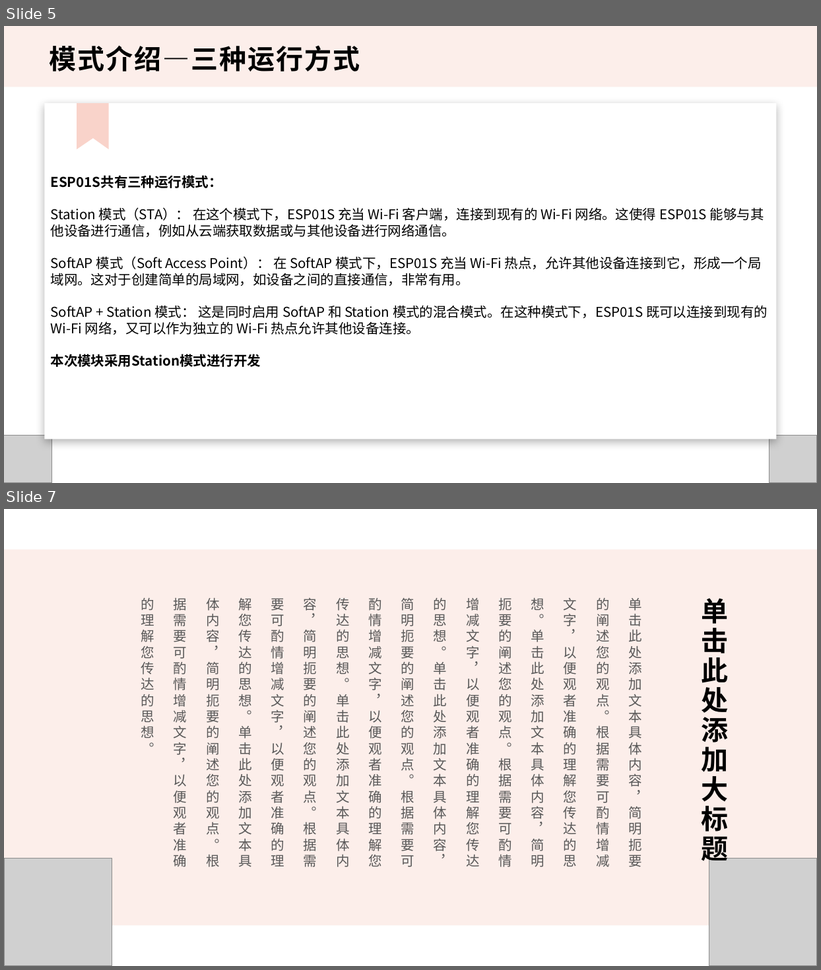
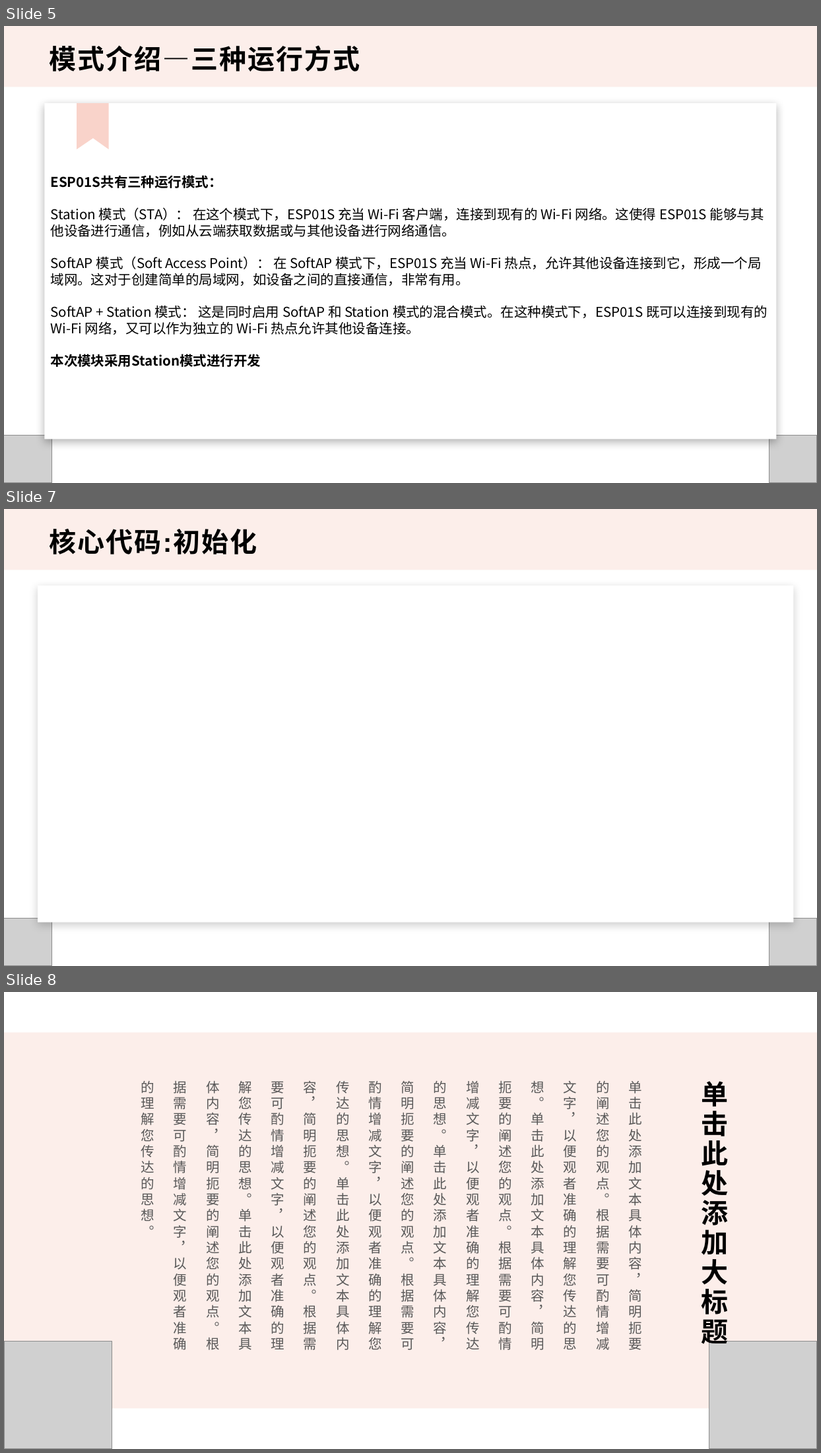
Before and after one commit to AspyRain/Automatic_feeding_system, a slide deck: report/15week-lxr.pptx. Shown one above the other, each under a label of ours: slides 5 and 7 before the commit, slides 5, 7 and 8 after it; the slides between them are not shown. The pictures are 821x970 and 821x1453 pixels, drawn with LibreOffice and Linux fonts; fonts in the diff are those of the drawing; grey boxes stand for pictures. Boxes give left, top, right and bottom in pixels: in the first picture for what was removed or moved away, otherwise in the second. Text is boxed around its words. In the diff, an @@ line names an element or a change of style, - is before the commit and + after.

```diff
--- a/report/15week-lxr.pptx
+++ b/report/15week-lxr.pptx
@@ slide 7 added at [4, 509, 817, 966], background #FFFFFF @@
@@ rectangle added at [4, 509, 817, 570], fill #FCEEEA @@
@@ text added at [50, 529, 257, 555], 32 pt, text #000000, bold @@
+核心代码:初始化
@@ rectangle added at [38, 586, 794, 923], fill #FFFFFF @@
@@ picture added at [4, 918, 52, 966] @@
@@ picture added at [770, 918, 817, 966] @@
@@ what was slide 7 is now slide 8 @@
```
Also in this commit, not shown: 1 slide changed, 10 other files.
